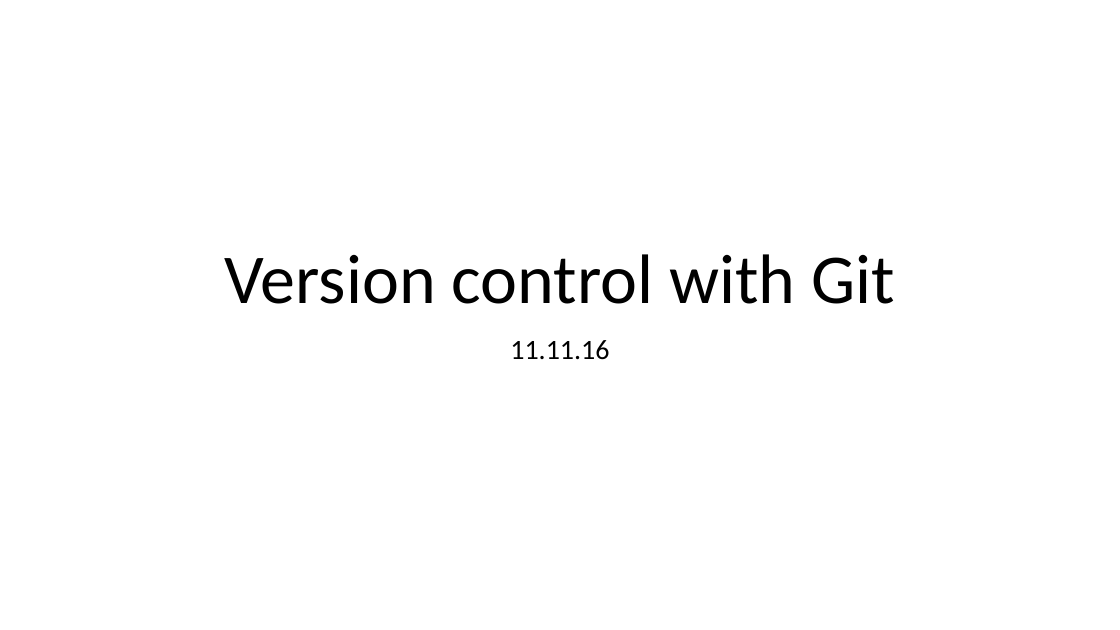
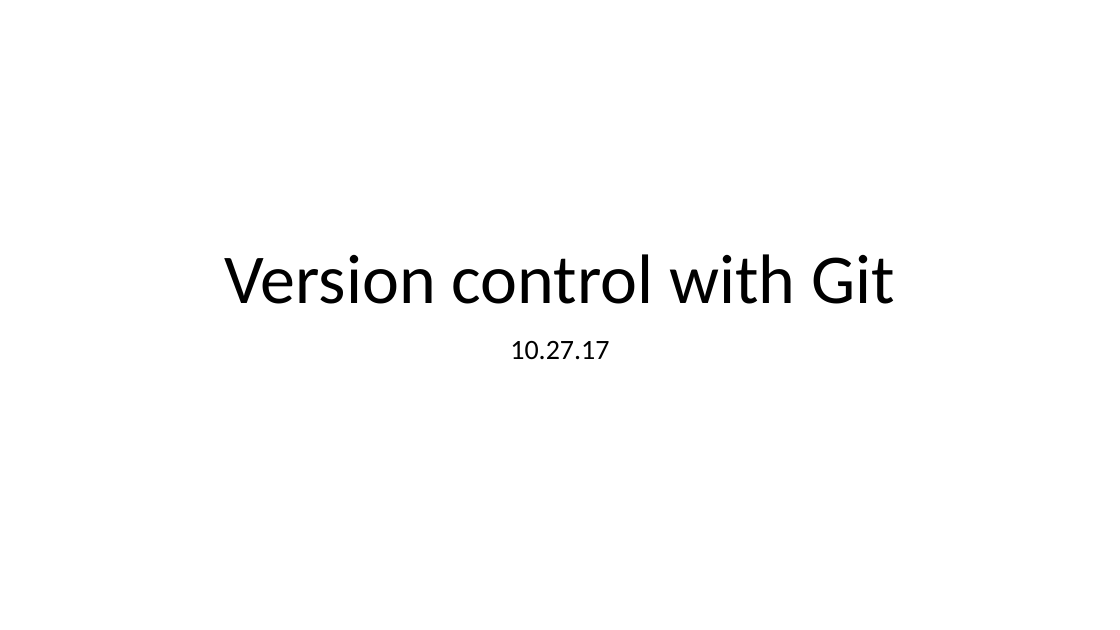
Before and after one commit to heatherciallella/SWC_Workshop_RUC_Fall17, a slide deck: slide 1 of Version control with Git/Version control with Git.pptx. Drawn at 1120x630 pixels with LibreOffice and Linux fonts; fonts in the diff are those of the drawing. Boxes give left, top, right and bottom in pixels: in the first picture for what was removed or moved away, otherwise in the second. Text is boxed around its words. In the diff, an @@ line names an element or a change of style, - is before the commit and + after.

```diff
--- a/Version control with Git/Version control with Git.pptx
+++ b/Version control with Git/Version control with Git.pptx
@@ subtitle at (510,341,609,360): text changed @@
-11.11.16
+10.27.17
```
Also in this commit, not shown: 2 other slides changed, 7 slides added, 1 slide removed.
